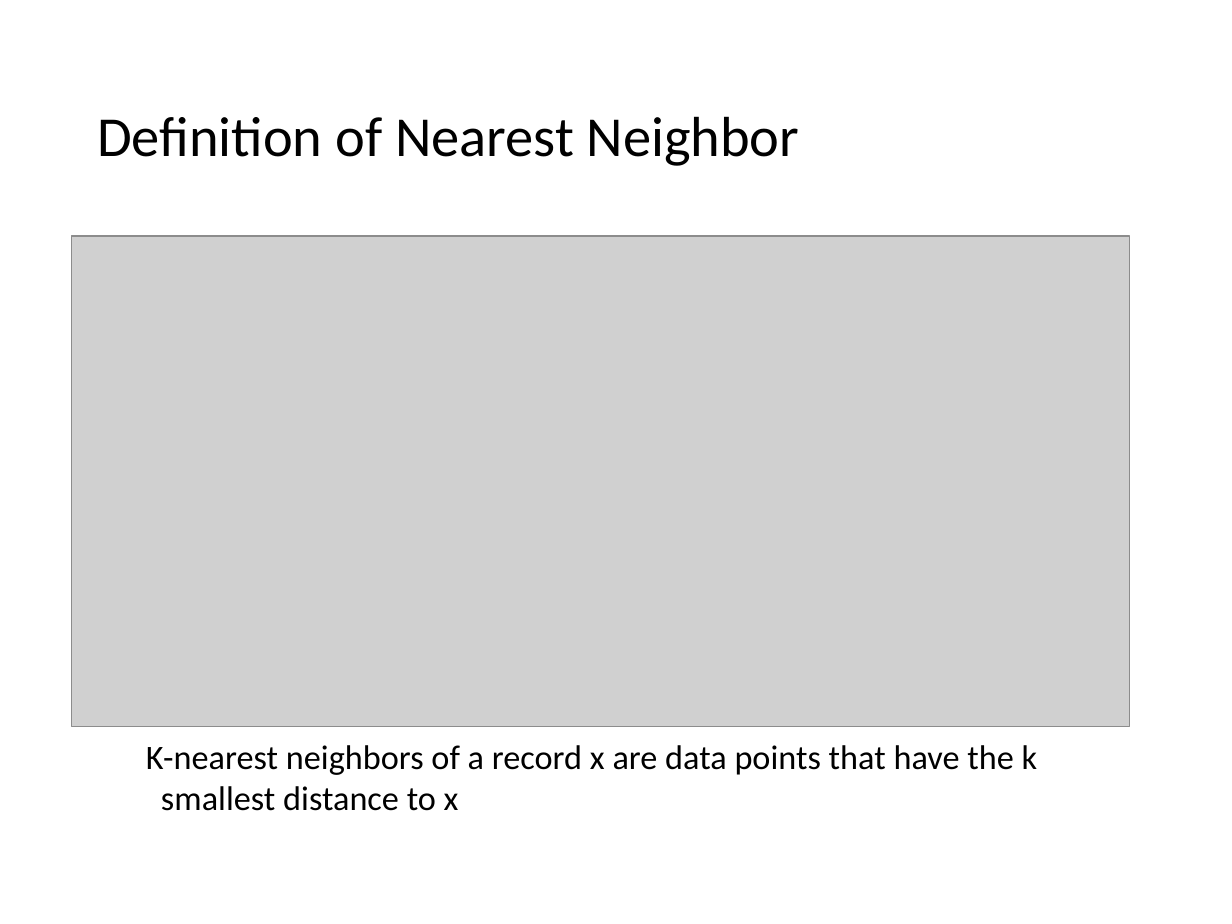
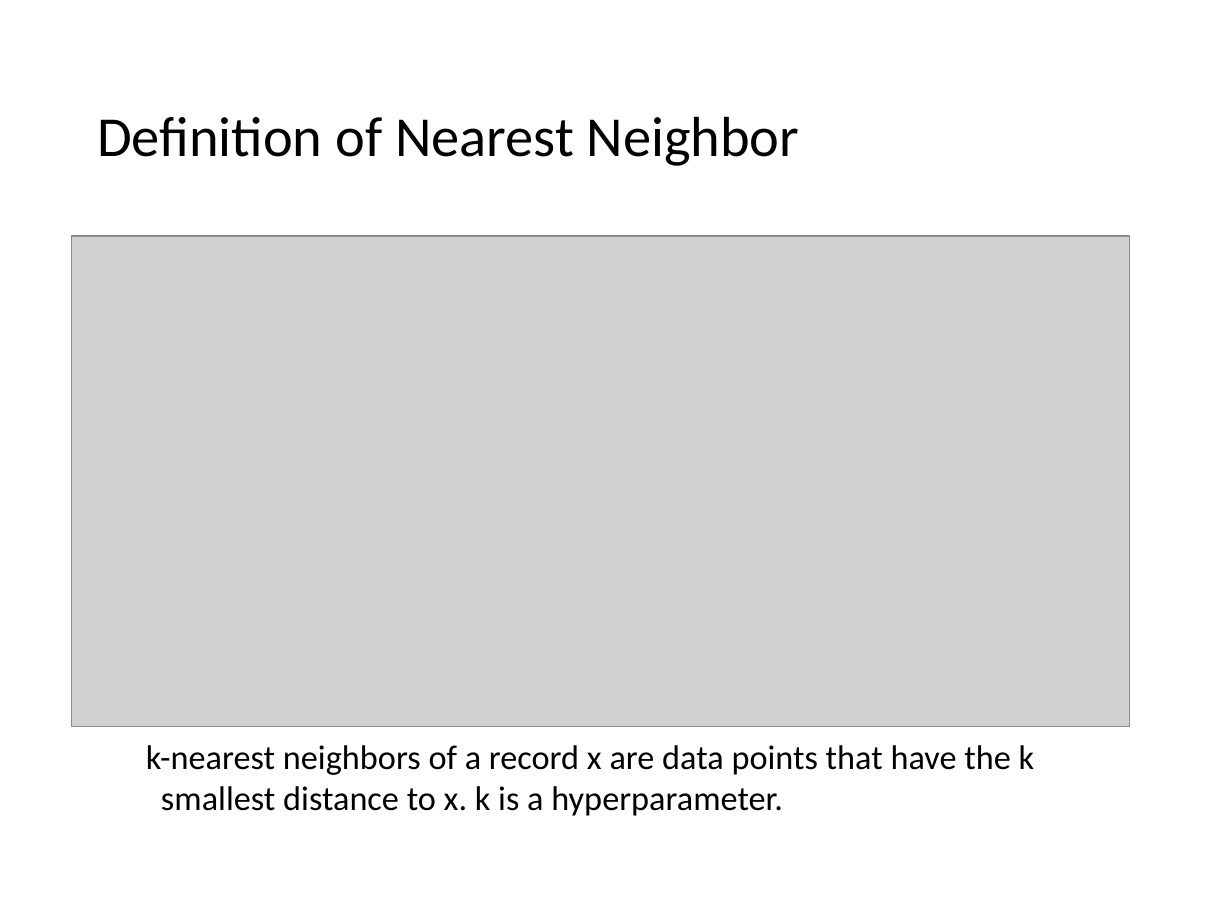
Before and after one commit to mhahsler/Introduction_to_Data_Mining_R_Examples, a slide deck: slide 33 of slides/chap4_alternative_classification.pptx. Drawn at 1232x924 pixels with LibreOffice and Linux fonts; fonts in the diff are those of the drawing; grey boxes stand for pictures. Boxes give left, top, right and bottom in pixels: in the first picture for what was removed or moved away, otherwise in the second. Text is boxed around its words. In the diff, an @@ line names an element or a change of style, - is before the commit and + after.

```diff
--- a/slides/chap4_alternative_classification.pptx
+++ b/slides/chap4_alternative_classification.pptx
@@ text at <box>146,745,1035,816</box>: text changed @@
-K-nearest neighbors of a record x are data points that have the k smallest distance to x
+k-nearest neighbors of a record x are data points that have the k smallest distance to x. k is a hyperparameter.
```
Also in this commit, not shown: 11 other slides changed, 1 other file.
